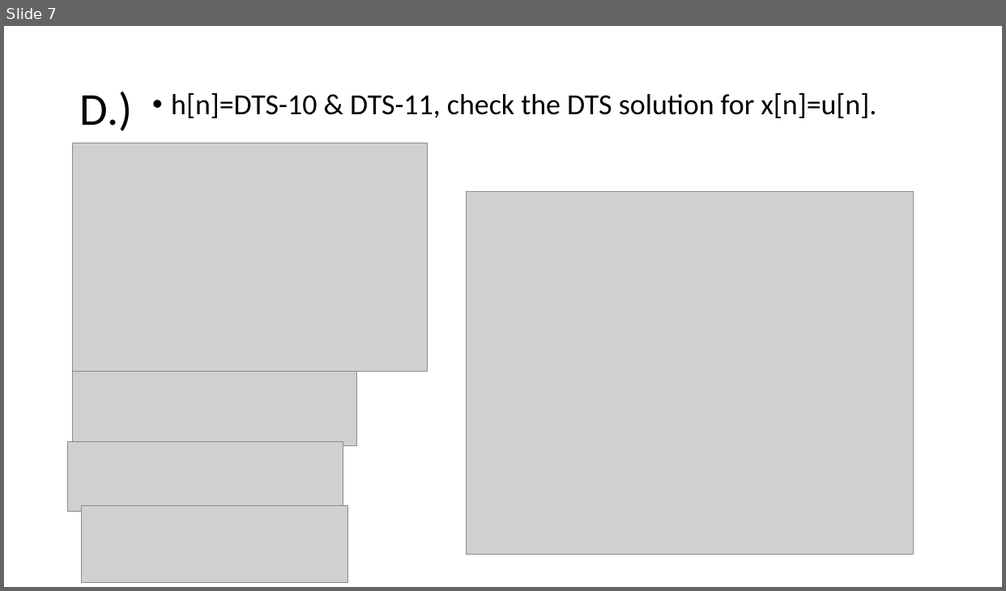
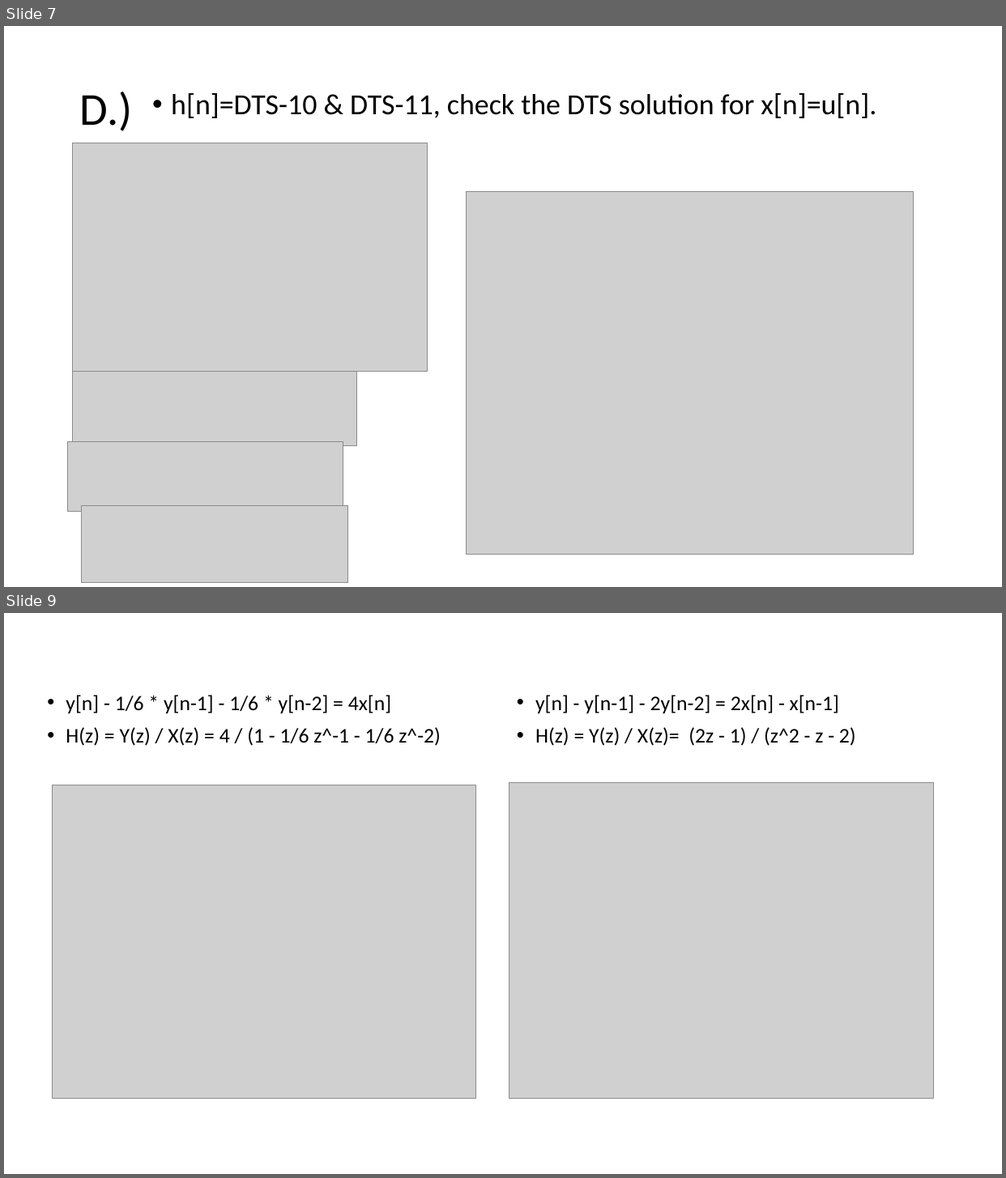
Before and after one commit to a98982323/DSP, a slide deck: Present/DSP w3.pptx. Shown one above the other, each under a label of ours: slide 7 before the commit, slides 7 and 9 after it; the slides between them are not shown. The pictures are 1006x591 and 1006x1178 pixels, drawn with LibreOffice and Linux fonts; fonts in the diff are those of the drawing; grey boxes stand for pictures. Boxes give left, top, right and bottom in pixels: in the first picture for what was removed or moved away, otherwise in the second. Text is boxed around its words. In the diff, an @@ line names an element or a change of style, - is before the commit and + after.

```diff
--- a/Present/DSP w3.pptx
+++ b/Present/DSP w3.pptx
@@ slide 9 added at <box>4,613,1002,1174</box>, background #FFFFFF @@
@@ text added at <box>66,695,441,746</box>, 20 pt, text #000000 @@
+• y[n] - 1/6 * y[n-1] - 1/6 * y[n-2] = 4x[n]
+• H(z) = Y(z) / X(z) = 4 / (1 - 1/6 z^-1 - 1/6 z^-2)
@@ text added at <box>535,695,856,746</box>, 20 pt, text #000000 @@
+• y[n] - y[n-1] - 2y[n-2] = 2x[n] - x[n-1]
+• H(z) = Y(z) / X(z)= (2z - 1) / (z^2 - z - 2)
@@ picture added at <box>509,782,934,1098</box> @@
@@ picture added at <box>52,786,476,1099</box> @@
```
Also in this commit, not shown: 1 slide changed, 1 slide removed, 3 other files.
